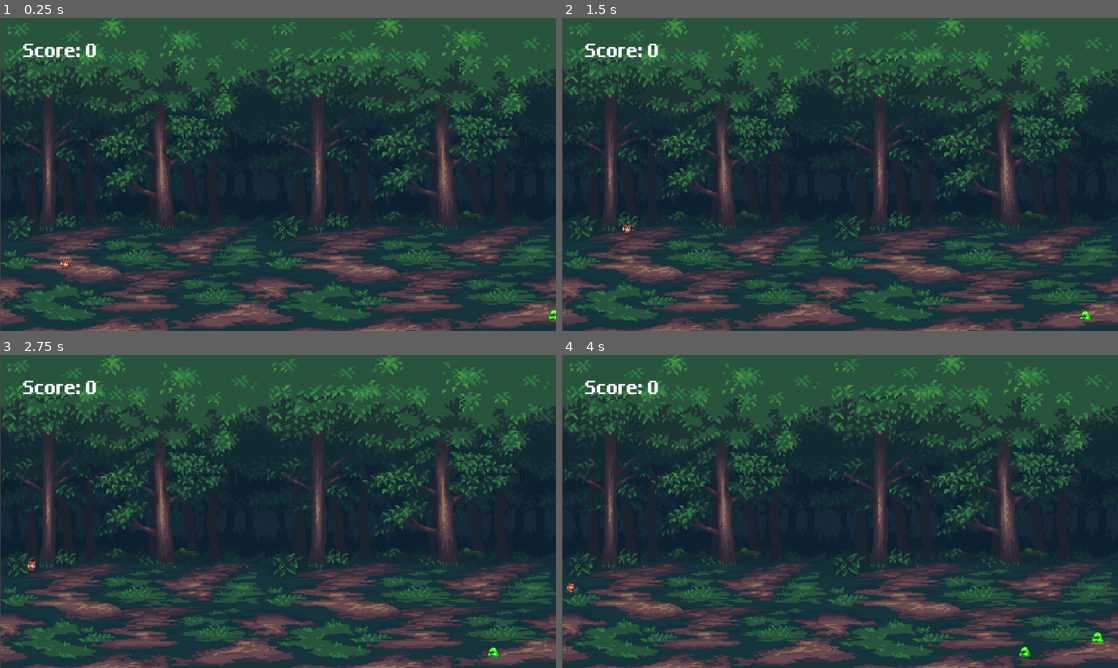
Above: before the commit, frames 1-4 (two rows, left to right).
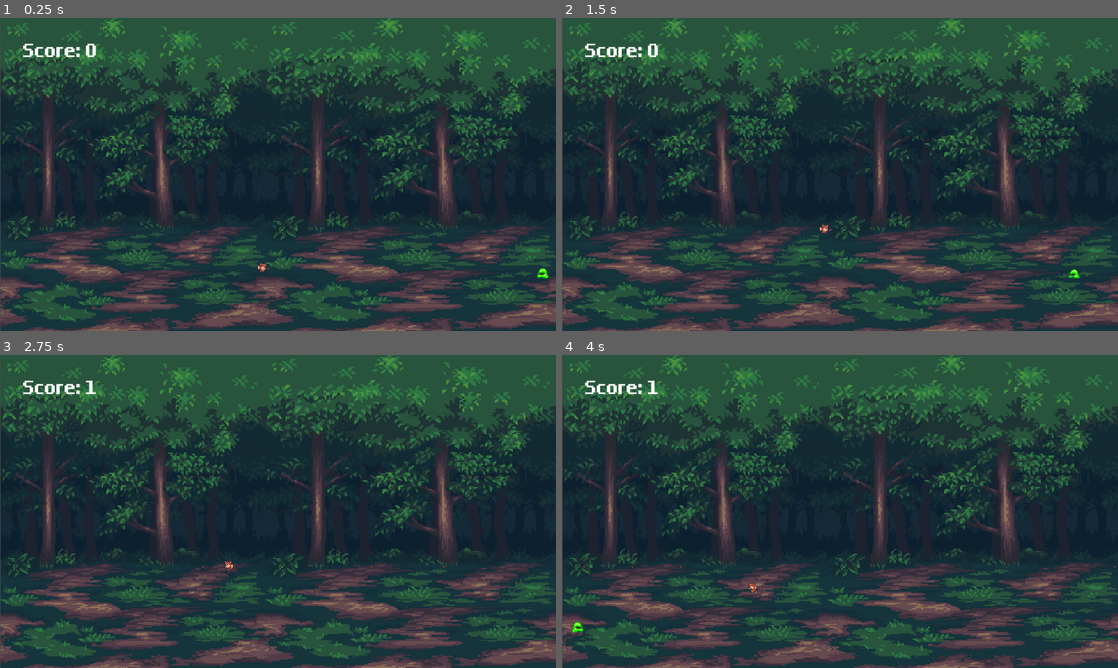
Above: after the commit, the same moments.

Repository: Moon-frost/2dGame-demo
Game: Godot game, scene res://Scense/Game.tscn
Two runs of this game, one before a commit and one after it. Both use one fixed random seed, a clock stepped at 60 frames per second and the inputs below.
Inputs:
- Up to frame 1 (0.25 s): no input
- Up to frame 2 (1.5 s): tap Enter at 0.5 s; hold W (up) from 0.53 s (still down)
- Up to frame 3 (2.75 s): release W (up) at 2.03 s; hold A (left) from 2.03 s (still down)
- Up to frame 4 (4 s): release A (left) at 3.53 s; hold S (down) from 3.53 s (still down)

The runs differ from the first frame. In frame 1, 0.2% of the frame differs, in the area x 10-100%, y 76-97%; in frame 2, 0.2%; in frame 3, 0.2%; in frame 4, 0.3%, in the area x 0-100%, y 8-97%.

Commit message:
角色左右开火，并且调整怪物动画方向

Diff:
--- a/Scense/Game.tscn
+++ b/Scense/Game.tscn
@@ -11,7 +11,7 @@
 [node name="Node2D" type="Node2D" node_paths=PackedStringArray("spawn_timer", "score_label", "game_over_label")]
 y_sort_enabled = true
 script = ExtResource("1_v3i8p")
-slimer_sence = ExtResource("3_peryb")
+slimer_scene = ExtResource("3_peryb")
 spawn_timer = NodePath("Timer")
 score_label = NodePath("CanvasLayer/Label")
 game_over_label = NodePath("CanvasLayer/gameOverLabel")
@@ -27,7 +27,7 @@
 texture = ExtResource("1_d3oe0")
 
 [node name="Player" parent="." instance=ExtResource("2_m6270")]
-position = Vector2(136, 504)
+position = Vector2(544, 512)
 
 [node name="Boundary" type="Node2D" parent="."]
 position = Vector2(549, 316)
@@ -60,7 +60,7 @@
 shape = SubResource("WorldBoundaryShape2D_m6270")
 
 [node name="Slimer" parent="." instance=ExtResource("3_peryb")]
-position = Vector2(1159, 606)
+position = Vector2(1136, 520)
 
 [node name="Timer" type="Timer" parent="."]
 wait_time = 3.0
--- a/Scense/Slimer.tscn
+++ b/Scense/Slimer.tscn
@@ -133,7 +133,7 @@
 
 [node name="AnimatedSprite2D" type="AnimatedSprite2D" parent="."]
 sprite_frames = SubResource("SpriteFrames_fd1px")
-animation = &"dead"
+animation = &"Idle"
 autoplay = "Idle"
 
 [node name="CollisionShape2D" type="CollisionShape2D" parent="."]
--- a/Scense/player.tscn
+++ b/Scense/player.tscn
@@ -148,8 +148,10 @@
 
 [node name="AnimatedSprite2D" type="AnimatedSprite2D" parent="."]
 sprite_frames = SubResource("SpriteFrames_8tt7p")
-animation = &"idle"
+animation = &"game_over"
 autoplay = "idle"
+frame = 5
+frame_progress = 1.0
 
 [node name="CollisionShape2D" type="CollisionShape2D" parent="."]
 position = Vector2(0, 5)
--- a/Script/bullet.gd
+++ b/Script/bullet.gd
@@ -1,6 +1,7 @@
 extends Area2D
 
 @export var bullet_speed : float
+var direction : float = 1.0
 
 func _ready() -> void:
 	# 子弹在生成6秒后消失
@@ -9,4 +10,4 @@
 
 func _physics_process(delta: float) -> void:
 	# 子弹的移动速度
-	position += Vector2(bullet_speed, 0) * delta
+	position += Vector2(bullet_speed * direction, 0) * delta
--- a/Script/enemy.gd
+++ b/Script/enemy.gd
@@ -2,15 +2,26 @@
 
 @export var slime_speed : float
 @export var animation : AnimatedSprite2D
+var direction : int
 var is_bead : bool = false
+
+func _ready():
+	# 假设屏幕宽度为 1280，中心为 640
+	var screen_center = 584.0
+	# 根据初始位置决定移动方向
+	if position.x < screen_center:
+		direction = -1.0  # 从左向右
+		animation.flip_h = true
+	else:
+		direction = 1.0  # 从右向左
 
 func _physics_process(delta: float) -> void:
 	# 检测怪物未死亡时进行移动
 	if not is_bead:
-		position += Vector2 (slime_speed, 0) * delta
+		position += Vector2 (slime_speed * direction, 0) * delta
 
 	# 移动到该位置自动销毁
-	if position.x < -267:
+	if position.x < -120 or position.x > 1232:
 		queue_free()
 
 
@@ -31,7 +42,9 @@
 			return
 		# 设置怪物死亡状态
 		is_bead = true
+		# 分数增加
 		get_tree().current_scene.score += 1
+		# 播放动画和死亡音效，销毁
 		animation.play("dead")
 		$DeathSound.play()
 		await animation.animation_finished
--- a/Script/gameManager.gd
+++ b/Script/gameManager.gd
@@ -1,23 +1,31 @@
 extends Node2D
 
-@export var slimer_sence : PackedScene
+@export var slimer_scene : PackedScene
 @export var spawn_timer : Timer
 @export var score_label : Label
 @export var game_over_label : Label
 
 var score : int = 0
 
-# Called every frame. 'delta' is the elapsed time since the previous frame.
 func _process(delta: float) -> void:
+	# 怪物生成机制
 	spawn_timer.wait_time -= 0.2 * delta
 	spawn_timer.wait_time = clamp(spawn_timer.wait_time, 0.5, 3)
 
+	# 记分UI
 	score_label.text = "Score: " + str(score)
 
 func _spawn_slime() -> void:
-	var slimer_node = slimer_sence.instantiate()
-	slimer_node.position = Vector2(1158, randf_range(468, 600))
+	# 创建左右生成随机数
+	var spawn_enemy_x = [1158, -16]
+	var random_x = spawn_enemy_x[randi() % spawn_enemy_x.size()]
+	# 预加载史莱姆场景
+	var slimer_node = slimer_scene.instantiate()
+	# 定义史莱姆在场景中的位置
+	slimer_node.position = Vector2(random_x, randf_range(468, 600))
+	# 生成史莱姆
 	get_tree().current_scene.add_child(slimer_node)
 
 func show_game_over():
+	# 弹出游戏结束
 	game_over_label.visible = true
--- a/Script/player.gd
+++ b/Script/player.gd
@@ -4,8 +4,10 @@
 @export var animator : AnimatedSprite2D
 @export var bullet_scene : PackedScene
 var is_game_over : bool = false
+var face_direction : bool = true
 
 func _process(delta: float) -> void:
+	# 根据速度或游戏是否结束来控制跑步音效
 	if velocity == Vector2.ZERO or is_game_over:
 		$RunningSound.stop()
 	elif not $RunningSound.playing:
@@ -13,31 +15,51 @@
 
 
 func _physics_process(delta: float) -> void:
+	# 角色移动
 	if is_game_over == false:
 		velocity = Input.get_vector("left", "right", "up", "down") * move_speed
 		move_and_slide()
 
+		# 根据速度判断状态，并播放相应动画
 		if velocity ==  Vector2.ZERO :
 			animator.play("idle")
 		else :
 			animator.play("run")
 
+			if velocity.x > 0 :
+				face_direction = true
+				animator.flip_h = false
+			elif velocity.x < 0:
+				face_direction = false
+				animator.flip_h = true
+
 func game_over():
 	if not is_game_over:
 		is_game_over = true
+		# 播放游戏结束音效
 		$GameOver.play()
+		# 调用主场景中游戏结束动画
+		get_tree().current_scene.show_game_over()
+		# 播放角色游戏结束动画
 		animator.play("game_over")
-		get_tree().current_scene.show_game_over()
 		await get_tree().create_timer(3).timeout
 		get_tree().reload_current_scene()
 
 
 func _on_fire() -> void:
-	if velocity != Vector2.ZERO or is_game_over:
+	# 游戏结束时，停止射击
+	if is_game_over:
 		return
 
+	# 射击音效
 	$FireSound.play()
 
+	# 子弹发射方向
 	var bullet_node = bullet_scene.instantiate()
-	bullet_node.position = position + Vector2(6, 6)
+	if face_direction == true:
+		bullet_node.position = position + Vector2(6, 6)
+		bullet_node.direction = 1.0
+	else:
+		bullet_node.position = position + Vector2(-6, 6)
+		bullet_node.direction = -1.0
 	get_tree().current_scene.add_child(bullet_node)
--- a/project.godot
+++ b/project.godot
@@ -46,6 +46,11 @@
 "events": [Object(InputEventKey,"resource_local_to_scene":false,"resource_name":"","device":-1,"window_id":0,"alt_press …(192 unchanged characters)…
 ]
 }
+shot={
+"deadzone": 0.2,
+"events": [Object(InputEventKey,"resource_local_to_scene":false,"resource_name":"","device":0,"window_id":0,"alt_pressed":false,"shift_pressed":false,"ctrl_pressed":false,"meta_pressed":false,"pressed":false,"keycode":0,"physical_keycode":74,"key_label":0,"unicode":0,"location":0,"echo":false,"script":null)
+]
+}
 
 [rendering]
 
